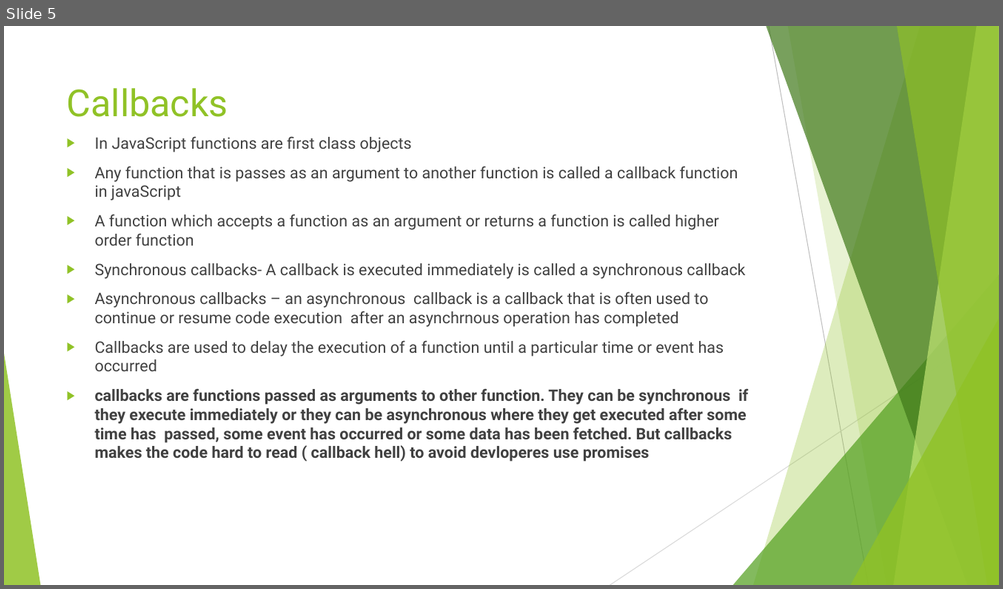
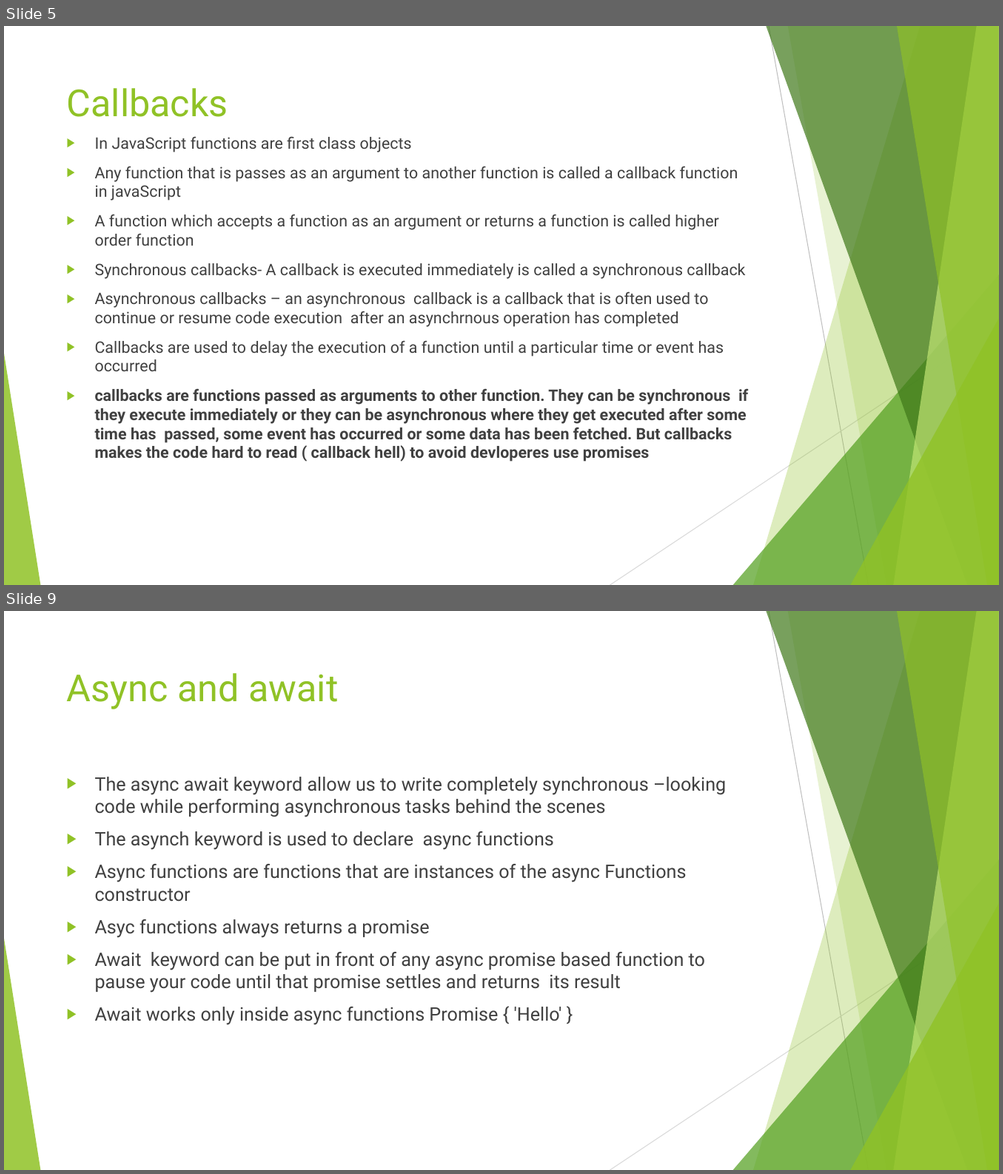
Before and after one commit to divyaparyani67/JavaScript_BAsics, a slide deck: Async JS/Asynchronous JS.pptx. Shown one above the other, each under a label of ours: slide 5 before the commit, slides 5 and 9 after it; the slides between them are not shown. The pictures are 1003x589 and 1003x1174 pixels, drawn with LibreOffice and Linux fonts; fonts in the diff are those of the drawing. Boxes give left, top, right and bottom in pixels: in the first picture for what was removed or moved away, otherwise in the second. Text is boxed around its words. In the diff, an @@ line names an element or a change of style, - is before the commit and + after.

```diff
--- a/Async JS/Asynchronous JS.pptx
+++ b/Async JS/Asynchronous JS.pptx
@@ slide 9 added at box(4, 611, 999, 1170), background #FFFFFF; not listed: 10 template elements that a slide beside it also shows @@
@@ title added at box(67, 673, 338, 709), 36 pt, text #90C226 @@
+Async and await
@@ text added at box(95, 777, 726, 1025), 18 pt, text #404040 @@
+▶ The async await keyword allow us to write completely synchronous –looking code while performing asynchronous tasks behind the scenes
+▶ The asynch keyword is used to declare async functions
+▶ Async functions are functions that are instances of the async Functions constructor
+▶ Asyc functions always returns a promise
+▶ Await keyword can be put in front of any async promise based function to pause your code until that promise settles and returns its result
+▶ Await works only inside async functions Promise { 'Hello' }
```
Also in this commit, not shown: 1 slide changed, 5 other slides added, 2 slides removed, 2 other files.
